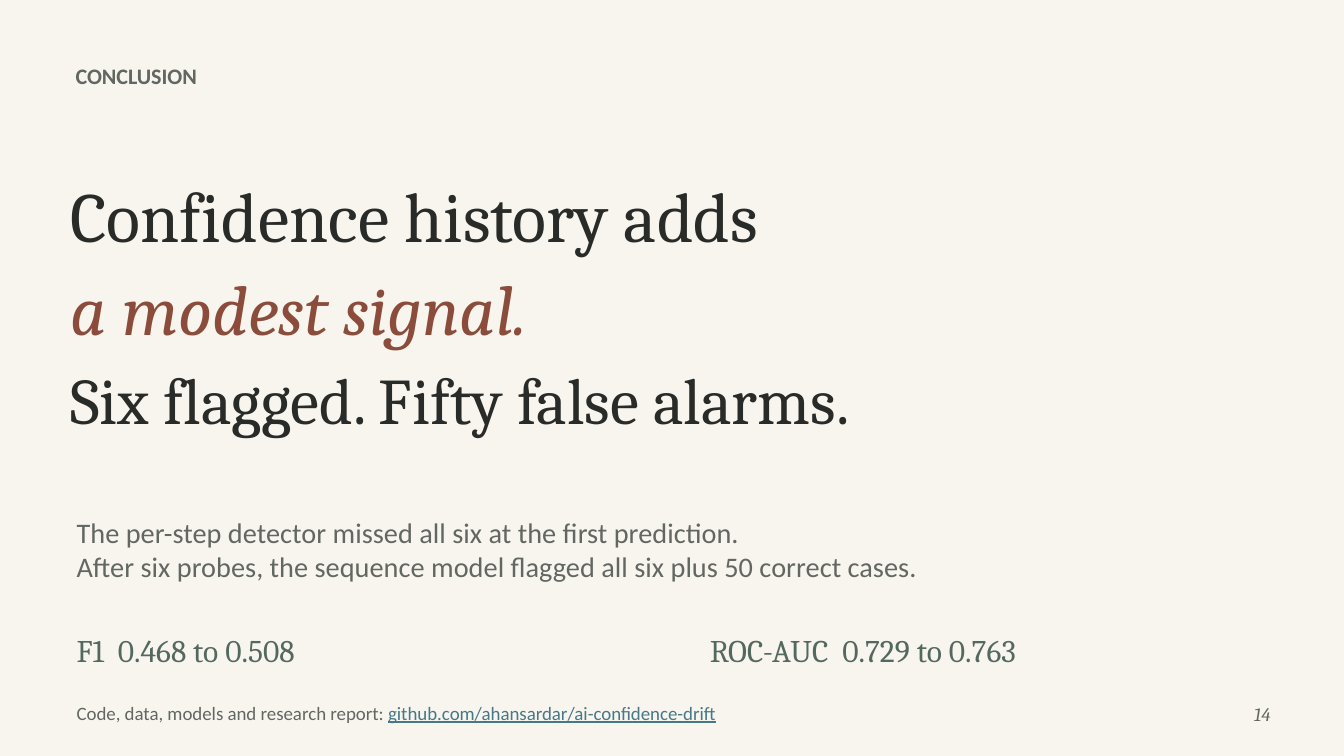
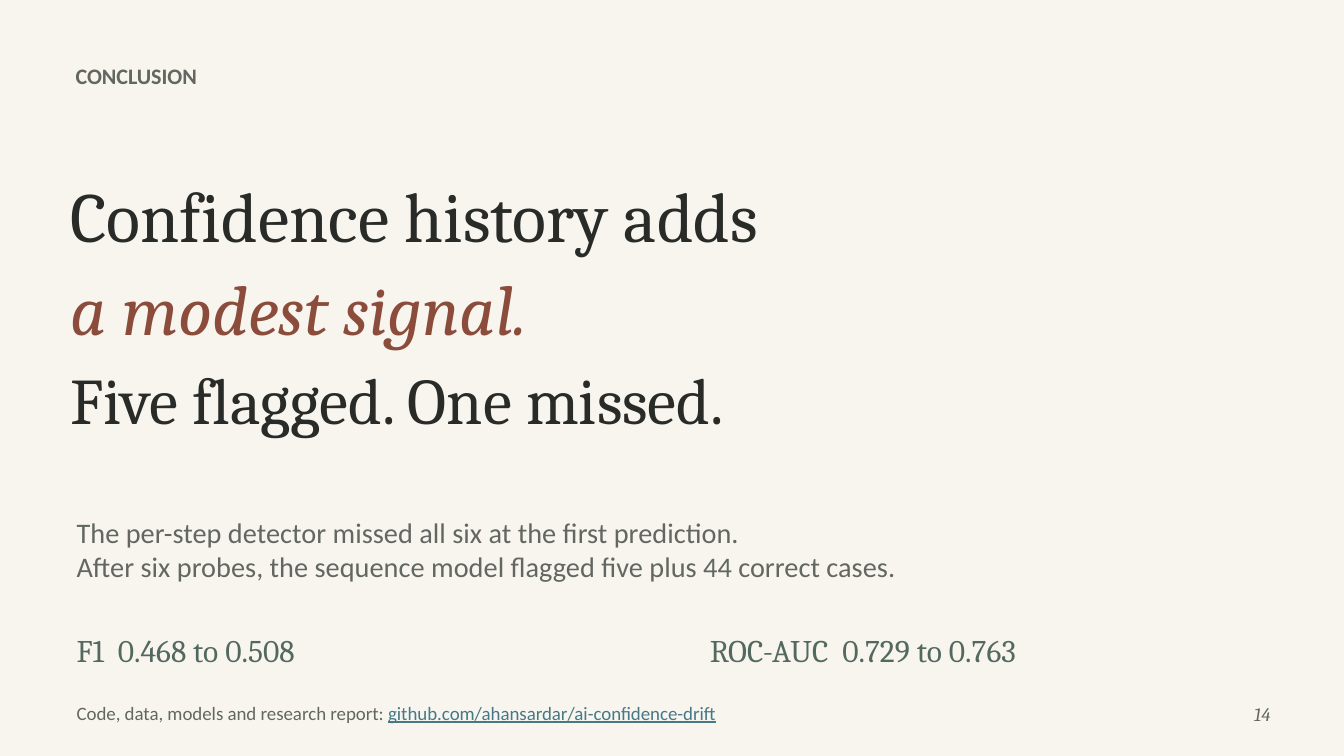
Before and after one commit to ahansardar/ai-confidence-drift, a slide deck: slide 14 of reports/presentation/AI_Confidence_Drift_Presentation.pptx. Drawn at 1344x756 pixels with LibreOffice and Linux fonts; fonts in the diff are those of the drawing. Boxes give left, top, right and bottom in pixels: in the first picture for what was removed or moved away, otherwise in the second. Text is boxed around its words. In the diff, an @@ line names an element or a change of style, - is before the commit and + after.

Commit message:
Make sequence detector scoring reproducible and report validated limits

```diff
--- a/reports/presentation/AI_Confidence_Drift_Presentation.pptx
+++ b/reports/presentation/AI_Confidence_Drift_Presentation.pptx
@@ text at box(70, 378, 724, 439): text changed @@
-Six flagged. Fifty false alarms.
+Five flagged. One missed.
@@ text at box(77, 557, 895, 582): text changed @@
-After six probes, the sequence model flagged all six plus 50 correct cases.
+After six probes, the sequence model flagged five plus 44 correct cases.
```
Also in this commit, not shown: 3 other slides changed, 10 other files.
